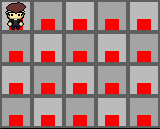
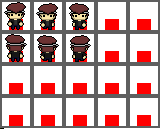
The second 160 x 129 image is a revision of the first. Changes to its layers:
painted on "spritesheet" over box(4, 3, 91, 62)
hid "base" over box(2, 2, 160, 129)
